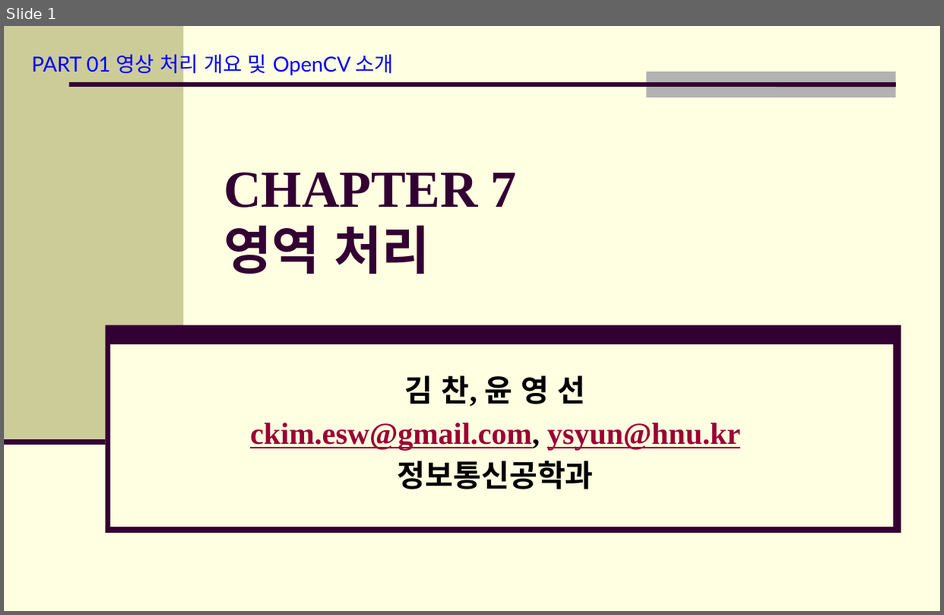
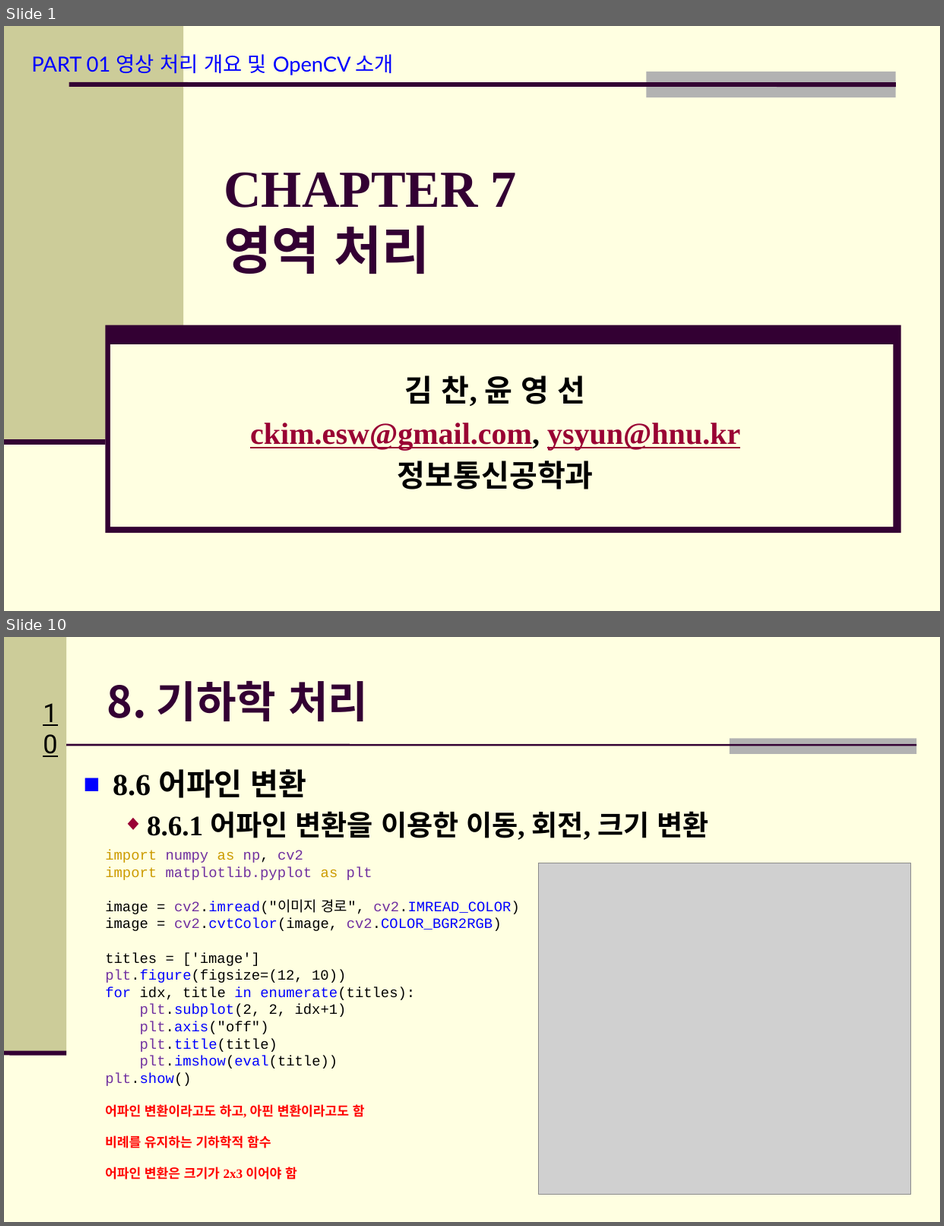
Before and after one commit to Hitbee-dev/OpenCV-Python, a slide deck: 2022-11-29/documents/CH_07 영역 처리 & CH_08 기하학 처리.pptx. Shown one above the other, each under a label of ours: slide 1 before the commit, slides 1 and 10 after it; the slides between them are not shown. The pictures are 944x615 and 944x1226 pixels, drawn with LibreOffice and Linux fonts; fonts in the diff are those of the drawing; grey boxes stand for pictures; background and template pictures are left out. Boxes give left, top, right and bottom in pixels: in the first picture for what was removed or moved away, otherwise in the second. Text is boxed around its words. In the diff, an @@ line names an element or a change of style, - is before the commit and + after.

```diff
--- a/2022-11-29/documents/CH_07 영역 처리 & CH_08 기하학 처리.pptx
+++ b/2022-11-29/documents/CH_07 영역 처리 & CH_08 기하학 처리.pptx
@@ slide 10 added at (4, 637, 940, 1222), background #FFFFE1 @@
@@ rectangle added at (4, 637, 67, 1053), fill #CCCC99 @@
@@ title added at (107, 681, 368, 721), 33.3 pt, text #330033, bold @@
+8. 기하학 처리
@@ page number added at (28, 692, 73, 734), 20 pt, text #000000, underline @@
+10
@@ line added from (67, 745) to (917, 745), #330033 1.5 pt @@
@@ rectangle added at (730, 738, 917, 754), fill #B2B2B2 @@
@@ text added at (113, 769, 709, 840), 21.7 pt, text #000000, bold @@
+■ 8.6 어파인 변환
+  ◆ 8.6.1 어파인 변환을 이용한 이동, 회전, 크기 변환
@@ text added at (105, 850, 520, 1086), 11 pt, text #000000 @@
+import numpy as np, cv2
+import matplotlib.pyplot as plt
+image = cv2.imread("이미지 경로", cv2.IMREAD_COLOR)
+image = cv2.cvtColor(image, cv2.COLOR_BGR2RGB)
+titles = ['image']
+plt.figure(figsize=(12, 10))
+for idx, title in enumerate(titles):
+plt.subplot(2, 2, idx+1)
+plt.axis("off")
+plt.title(title)
+plt.imshow(eval(title))
+plt.show()
@@ picture added at (538, 863, 911, 1195) @@
@@ line added from (4, 1053) to (67, 1053), #330033 3.5 pt @@
@@ text added at (105, 1104, 365, 1180), 10 pt, text #FF0000, bold @@
+어파인 변환이라고도 하고, 아핀 변환이라고도 함
+비례를 유지하는 기하학적 함수
+어파인 변환은 크기가 2x3 이어야 함
```
Also in this commit, not shown: 1 slide changed, 12 other slides added, 3 other files.
